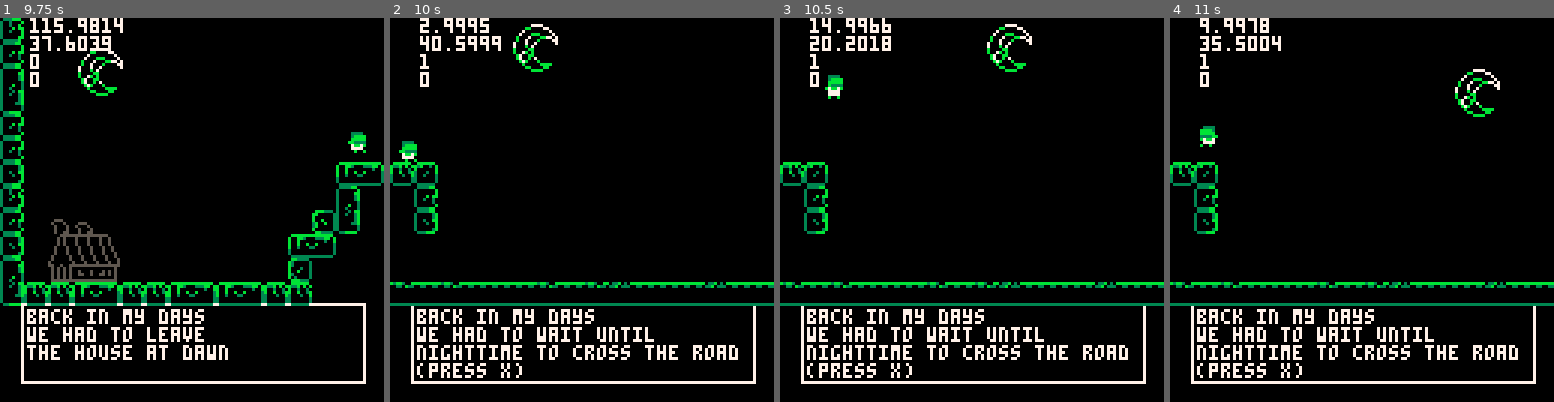
Above: before the commit, frames 1-4 (left to right).
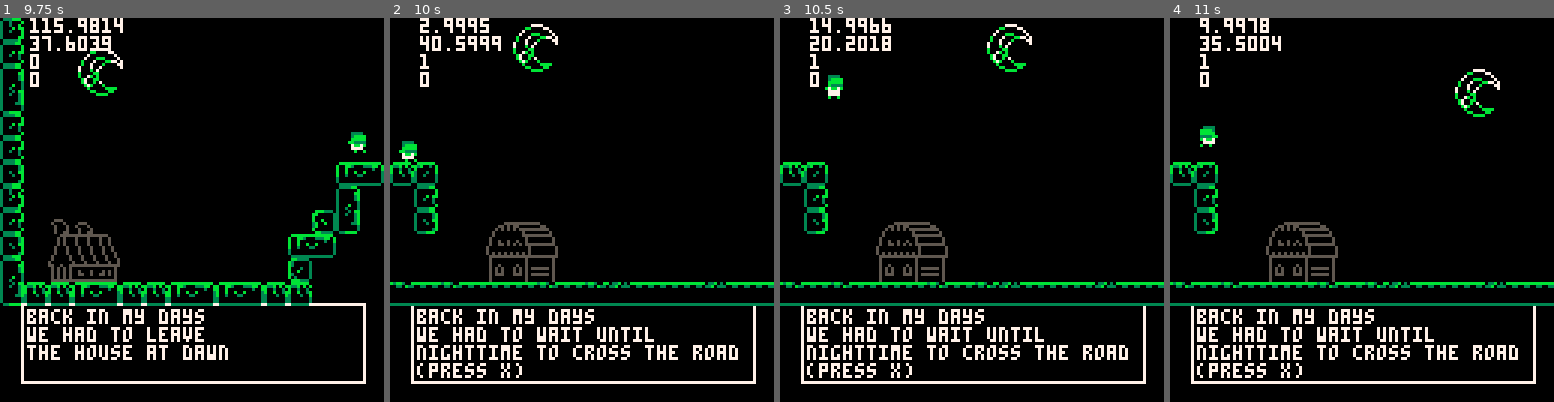
Above: after the commit, the same moments.

Repository: NataliaPrzemylska/milk1-way
Game: PICO-8 cartridge milkjourney.p8
The game is run twice, just before and just after one commit, with the same random seed, the same clock (stepped at 60 frames per second) and the same inputs.
Inputs:
- Up to frame 1 (9.75 s): tap X (X key) at 0.33, 0.7, 1.43, 2.58, 3.1, 3.62, 4.13, 4.65, 5.17, 5.68, 6.2, 6.72, 7.23, 7.75, 8.27, 8.78, 9.3 s; tap O (Z key) at 1.07, 1.8, 2.43, 3.07, 3.7, 4.33, 4.97, 5.6, 6.23, 6.87, 7.5, 8.13, 8.77, 9.4 s; hold Right 2.33-3.33 s; hold Right 3.38-4.22 s; hold Up 4.27-4.67 s; hold Right 4.72-5.72 s; hold Left 6.15-6.98 s; hold Right 7.03-8.03 s; hold Right 8.08-8.92 s; hold Up 8.97-9.37 s; hold Right from 9.42 s (still down)
- Up to frame 2 (10 s): keep holding Right; tap X (X key) at 9.82 s
- Up to frame 3 (10.5 s): tap O (Z key) at 10.03 s; tap X (X key) at 10.33 s; release Right at 10.42 s
- Up to frame 4 (11 s): tap O (Z key) at 10.67 s; tap X (X key) at 10.85 s; hold Left from 10.85 s (still down)

Frame 1 is identical in both runs. In frame 2, 1.0% of the frame differs, in the area x 25-44%, y 53-69%; in frame 3, 1.0%; in frame 4, 1.0%.

Commit message:
Update milkjourney.p8

Diff:
--- a/milkjourney.p8
+++ b/milkjourney.p8
@@ -131,15 +131,15 @@
 0000000000000000000000000000000000000000000000000000000000000000000000000000000000000000000000000000000000000000000000000000000003030102010101010100000004060604030302020202020200000000040606040303020202000000000000000406060403030202020000000000000004060604
 0000000004040000000000000000000000000000040402000000000000000000040404040000000000000000000000000404040400000000000000000000000000000000000000000000000303000000000000000000000000000003030300000000000000000000000000030303000000000000000000000000000000000003
 __map__
-60ffffffffffffffffffffffffffffffffffffffffffffffffffffffffffffffff2a2a2a2a2a2a2a2a2a2a2a2a1a1a1a1a1a1a1a1a1a1a1a1a1a1a1affffff72ff61ffffffffffffffffffffffffff09090000000000000000000000000000000000000000000000000000000000000000000000000000000000000000000000
-62000000000000000000000000000000000000000000000000000000000000ff000000000000000000000000000000000000000000000000000000000000007200610000000000000000000000000000090900404100000041414100000000000000000000000000000000000000000000000000000000000000000000000000
-6300000000000000000000000000000000000000000000000000000000000000000000000000000000000000000000000000000000000000000000000000007200610000000000000000000000000000434440000041414100000041000000000000414100000000414141414100000000000000000000000000000000000000
-73000000000000000000000000000000000000000000000000000000000000000000000000535400000000000000515263000000000000000000000000000072006100000000000000000000000052524200000000b2b2b200000000410000000041000041410041000000410041414100000000000000000000000000000000
-62ff000000000000000000000000000000000000000000000000000000000000000000000000000000006e00000071007352000000000000000000000000006500610000000000000000000000006100960000000000000000008500410000006100000000004100000000000000000000000000000000000000000000000000
-62ff000000000000000000000000000000000000000000000000000000000000004d4d0000000000000000000000640000620000000000000000000000000065006100000000000000000000000060004000000000000000000000000041000061000000000000000000a1000000515100000000000000000000000000000000
-61ff000000000000000000000000535452510000000000000000000000000000000000000000000000000000000074000062630000000000070000000000007200610000000000000000000000006100000000000000000000464748004100006100000000000000005050000000000000000000000000000000000000000000
-60ff000000000000000000000000630000620000000000000000000000000000004647480000005d5d5d0000000071000000735000000050515200000000007200610000000000000000000000006300006e6e000000000000000000004200006100000000000000000000000000000000000000000000000000000000000000
-62ffcbcccd00000000000000007173000061000000000000000000000000000000000000000000000000000000006400000000630000504000405200000000720061000000000000000000000000730000000000000000000000000000004242610000a1a1a1006d6d6d00002900000000000000000000000000000000000000
-61ffdbdcdd0000000000000053540000000000000000000000000000000000000000000000000000000000005052740000000073005040000000405200000072007e00000000000000000000000060000000006d6d6d0000004e4e4e00000000000000516d6d0000000000515100000000000000000000000000000000000000
-63ffebeced0000000000000070000000000000000000000000000000000000000000000000000000000000006400000000000060504000000000004052000072007e000000b0b0b00000280000004000000000000000000000000000000000005252520000000000000000000000000000000000000000000000000000000000
-7352525354525253545354525200000057555755555557555756555555565555525053545052505354525354740000000000005252000000000000005252525250505050505050505050505050535400222222222222222222222222222250500000002222222222222222222222222200000000000000000000000000000000
+60ffffffffffffffffffffffffffffffffffffffffffffffffffffffffffffffff4949494949494949494949491a1a1a1a1a1a1a1a1a1a1a1a1a1a1affffff71ff63ffffffffffffffffffffffffff09090000000000000000000000000000000000000000000000000000000000000000000000000000000000000000000000
+62000000000000000000000000000000000000000000000000000000000000ff000000000000000000000000000000000000000000000000000000000000007200730000000000000000000000000000090942434441004143444100000000000000000000000000000000000000000000000000000000000000000000000000
+6300000000000000000000000000000000000000000000000000000000000000000000000000000000000000000000000000000000000000000000000000007000610000000000000000000000000000434442000043444100000072000000000043444142000042404344434442000000000000000000000000000000000000
+73000000000000000000000000000000000000000000000000000000000000000000000000535400000000000000515263000000000000000000000000000071006100000000000000000000000052524200000000b2b2b200000000710000006342000040414344000000410043444200000000000000000000000000000000
+62ff000000000000000000000000000000000000000000000000000000000000000000000000000000006e00000071007352000000000000000000000000007000630000000000000000000000007200960000000000000000008500700000007300000000004000000000000000000000000000000000000000000000000000
+62ff000000000000000000000000000000000000000000000000000000000000004d4d0000000000000000000000640000620000000000000000000000000070007300000000000000000000000070004000000000000000000000000064000060000000000000000000a1000000505100000000000000000000000000000000
+61ff000000000000000000000000535452510000000000000000000000000000000000000000000000000000000074000062630000000000070000000000006400610000000000000000000000007200000000000000000000464748007400006100000000000000005050000000000000000000000000000000000000000000
+60ff000000000000000000000000630000620000000000000000000000000000004647480000005d5d5d0000000071000000735000000041514200000000007400610000000000000000000000006400006e6e000000000000000000007200006200000000000000000000000000000000000000000000000000000000000000
+62ffcbcccd000000000000000071730000610000c8c9ca00000000000000000000000000000000000000000000006400000000630000405200524100000000720061000000000000000000000000740000000000000000000000000000004344600000a1a1a1006d6d6d00002900000000000000000000000000000000000000
+61ffdbdcdd000000000000005354000000000000d8d9da0000000000000000000000000000000000000000005052740000000073004250000000504000000064007e00000000000000000000000071000000006d6d6d0000004e4e4e00000000000000516d6d0000000000535400000000000000000000000000000000000000
+63ffebeced000000000000007000000000000000e8e9ea0000000000000000000000000000000000000000006400000000000060405200000000005241000074007e000000b0b0b00000280000007200000000000000000000000000000000005051520000000000000000000000000000000000000000000000000000000000
+7352525354525253545354525200000057555755555557555756555555565555525053545052505354525354740000000000005250000000000000005153545050535450505053545050505354535400222222222222222222222222222253540000002222222222222222222222222200000000000000000000000000000000
